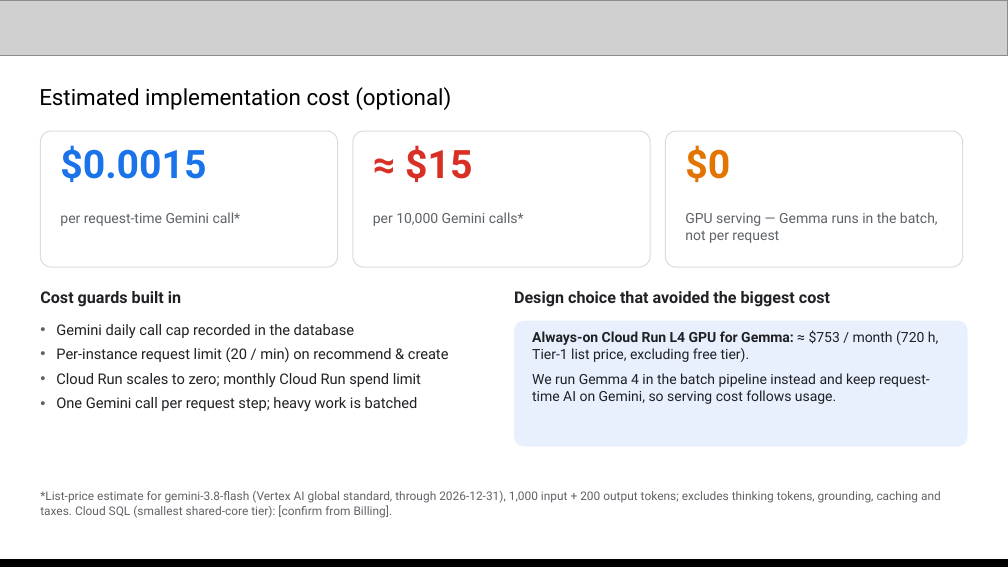
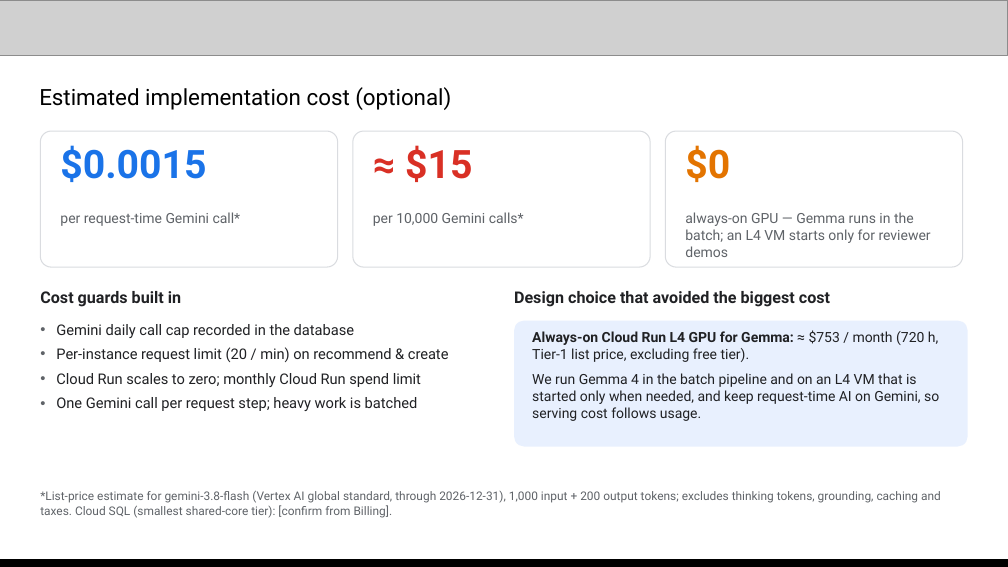
Before and after one commit to Sihyeon-Ji/trend-interpreter, a slide deck: slide 9 of docs/대회/제출/AI-Builder-Cup-제출-초안.pptx. Drawn at 1008x567 pixels with LibreOffice and Linux fonts; fonts in the diff are those of the drawing; grey boxes stand for pictures. Boxes give left, top, right and bottom in pixels: in the first picture for what was removed or moved away, otherwise in the second. Text is boxed around its words. In the diff, an @@ line names an element or a change of style, - is before the commit and + after.

Commit message:
docs: 발표 자료·README·EVALUATION을 9차 측정과 Gemma 실시간 분류에 맞춤
- 발표 자료 초안: 성능(같은 12사례 4차 → 9차, 응답 시간), 비용·기술(Gemma는 배치와 필요할 때만 켜는 L4 VM), 제출 전 할 일 갱신
- README(영어·한국어): 감사관 QLoRA는 중단, 검수자용 Gemma 실시간 분류·수동 실행 설명
- EVALUATION.md: 추천·카피 평가를 12사례 9차 측정과 한계로, 감사관 실험 중단 기록
- 발표 자료 계획에 남은 일(리더 이름, 제품 흐름, 화면 사진, 구조 그림, 링크), 제출 체크리스트 갱신

```diff
--- a/docs/대회/제출/AI-Builder-Cup-제출-초안.pptx
+++ b/docs/대회/제출/AI-Builder-Cup-제출-초안.pptx
@@ text at (685, 212, 931, 257): text changed @@
-GPU serving — Gemma runs in the batch, not per request
+always-on GPU — Gemma runs in the batch; an L4 VM starts only for reviewer demos
@@ text at (532, 373, 939, 421): text changed @@
-We run Gemma 4 in the batch pipeline instead and keep request-time AI on Gemini, so serving cost follows usage.
+We run Gemma 4 in the batch pipeline and on an L4 VM that is started only when needed, and keep request-time AI on Gemini, so serving cost follows usage.
```
Also in this commit, not shown: 4 other slides changed, 5 other files.
